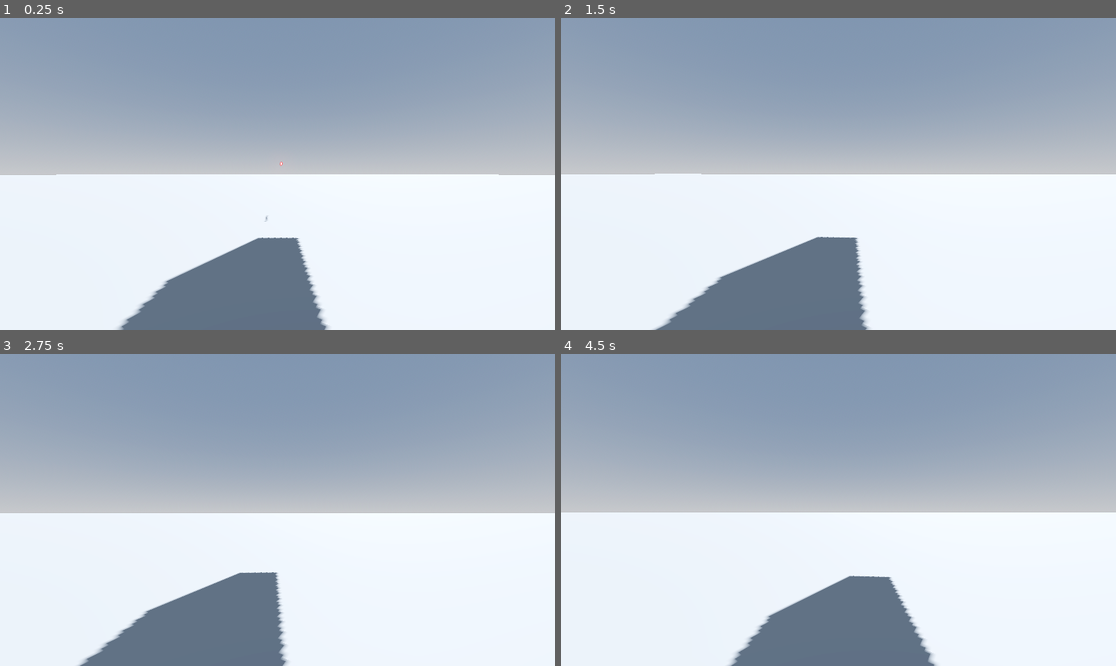
Above: before the commit, frames 1-4 (two rows, left to right).
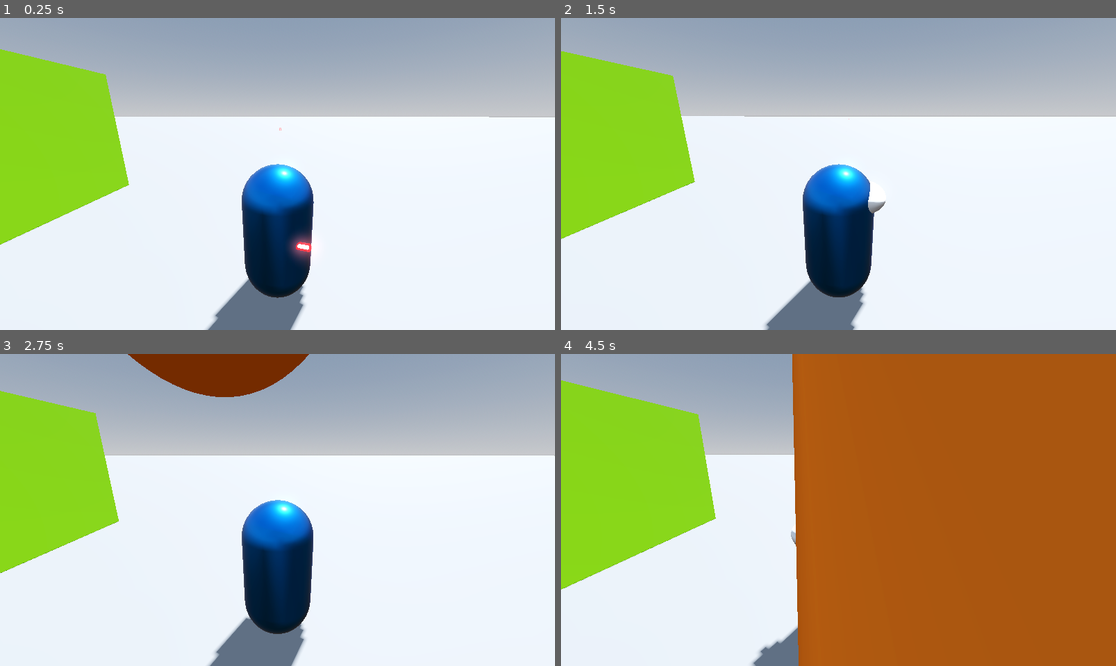
Above: after the commit, the same moments.

Repository: ArmanAmeri/3d-intro
Game: Godot game, scene res://Scenes/main.tscn
Same seed, same stepped clock (60 frames per second), same inputs: the game is played once before the commit and once after it.
Inputs (mouse positions are in pixels of both pictures, inside the frame that each line leads up to):
- Up to frame 1 (0.25 s): no input
- Up to frame 2 (1.5 s): tap Enter (ui_accept) at 0.5, 0.77 s; move the mouse to (866, 174) at 0.52 s; tap A (a) at 0.6 s; tap D (d) at 0.8, 1.35 s; move the mouse to (810, 174) at 1.27 s
- Up to frame 3 (2.75 s): tap Enter (ui_accept) at 1.52 s; tap S (s) at 1.55, 2.1 s; move the mouse to (288, 503) at 2.02 s; tap W (w) at 2.3 s
- Up to frame 4 (4.5 s): move the mouse to (832, 516) at 2.77 s; tap W (w) at 2.85 s; tap Enter (ui_accept) at 3.02, 3.77 s; tap C (toggle camera, bound only after the commit) at 3.05, 3.6 s; move the mouse to (877, 513) at 3.52 s; tap A (a) at 3.8, 4.35 s; move the mouse to (794, 506) at 4.27 s

The runs differ from the first frame. In frame 1, 47% of the frame differs, in the area x 0-100%, y 10-100%; in frame 2, 47%; in frame 3, 50%; in frame 4, 78%, in the area x 0-100%, y 0-100%.

Commit message:
Toggling camera

Diff:
--- a/Scenes/main.tscn
+++ b/Scenes/main.tscn
@@ -52,6 +52,9 @@
 [node name="Walls" type="Node3D" parent="."]
 
 [node name="Wall1" type="CSGBox3D" parent="Walls"]
-transform = Transform3D(-4.37114e-08, 0, 1, 0, 1, 0, -1, 0, -4.37114e-08, 0, 2, 0)
+transform = Transform3D(-4.37114e-08, 0, 1, 0, 1, 0, -1, 0, -4.37114e-08, -6.40507, 2, 0)
 size = Vector3(10, 4, 1)
 material = SubResource("StandardMaterial3D_s8lxt")
+
+[node name="RangadAnamey2" parent="." instance=ExtResource("3_mgvyx")]
+transform = Transform3D(1, 0, 0, 0, 1, 0, 0, 0, 1, 2.98, 2.53801, 4.63336)
--- a/Scenes/player.tscn
+++ b/Scenes/player.tscn
@@ -33,7 +33,7 @@
 [node name="PitchPivot" type="Node3D" parent="TwistPivot"]
 
 [node name="FirstPersonCamera" type="Camera3D" parent="TwistPivot/PitchPivot"]
-transform = Transform3D(1, 0, 0, 0, 1, 0, 0, 0, 1, 0, 0.566051, 0)
+transform = Transform3D(1, 0, 0, 0, 1, 0, 0, 0, 1, 0, 0.6, -0.2)
 current = true
 
 [node name="Gun" type="Node3D" parent="TwistPivot/PitchPivot/FirstPersonCamera"]
@@ -45,6 +45,7 @@
 
 [node name="ThirdPersonCamera" type="Camera3D" parent="TwistPivot/PitchPivot"]
 transform = Transform3D(1, 0, 0, 0, 0.961459, 0.274949, 0, -0.274949, 0.961459, -0.00217092, 1.63495, 2.65094)
+current = true
 
 [node name="Body" type="Node3D" parent="."]
 script = ExtResource("2_vo0h2")
--- a/Scripts/laser.gd
+++ b/Scripts/laser.gd
@@ -24,6 +24,7 @@
 
 
 func _on_hit_box_body_entered(body):
+	print("entered: ", body)
 	if body.has_method("take_damage"):
 			body.take_damage(damage)
 			queue_free()
--- a/Scripts/player.gd
+++ b/Scripts/player.gd
@@ -4,7 +4,8 @@
 
 @onready var twist_pivot: Node3D = $TwistPivot
 @onready var pitch_pivot: Node3D = $TwistPivot/PitchPivot
-@onready var camera: Camera3D = $TwistPivot/PitchPivot/ThirdPersonCamera
+@onready var thirdp_camera: Camera3D = $TwistPivot/PitchPivot/ThirdPersonCamera
+@onready var firstp_camera: Camera3D = $TwistPivot/PitchPivot/FirstPersonCamera
 
 @onready var body: Node3D = $Body
 
@@ -33,6 +34,9 @@
 	# Handle jump.
 	if Input.is_action_just_pressed("ui_accept") and is_on_floor():
 		velocity.y = JUMP_VELOCITY
+
+	if Input.is_action_just_pressed("toggle camera"):
+		toggle_camera()
 
 	# Get the input direction and handle the movement/deceleration.
 	# As good practice, you should replace UI actions with custom gameplay actions.
@@ -82,6 +86,14 @@
 func die() -> void:
 	self.queue_free()
 
+func toggle_camera():
+	if thirdp_camera.current == true:
+		firstp_camera.make_current()
+		thirdp_camera.clear_current()
+	else:
+		thirdp_camera.make_current()
+		firstp_camera.clear_current()
+
 func _unhandled_input(event: InputEvent) -> void:
 	if event is InputEventMouseMotion:
 		if Input.get_mouse_mode() == Input.MOUSE_MODE_CAPTURED:
--- a/project.godot
+++ b/project.godot
@@ -60,6 +60,11 @@
 "events": [Object(InputEventMouseButton,"resource_local_to_scene":false,"resource_name":"","device":-1,"window_id":0,"a …(259 unchanged characters)…
 ]
 }
+"toggle camera"={
+"deadzone": 0.5,
+"events": [Object(InputEventKey,"resource_local_to_scene":false,"resource_name":"","device":-1,"window_id":0,"alt_pressed":false,"shift_pressed":false,"ctrl_pressed":false,"meta_pressed":false,"pressed":false,"keycode":0,"physical_keycode":67,"key_label":0,"unicode":99,"location":0,"echo":false,"script":null)
+]
+}
 
 [rendering]
 
Not shown: 1 places in Scenes/bullet.tscn that only renumber resources
Not shown: 1 places in Scenes/main.tscn that only renumber resources
Not shown: 1 places in Scenes/rangad_anamey.tscn that only renumber resources
